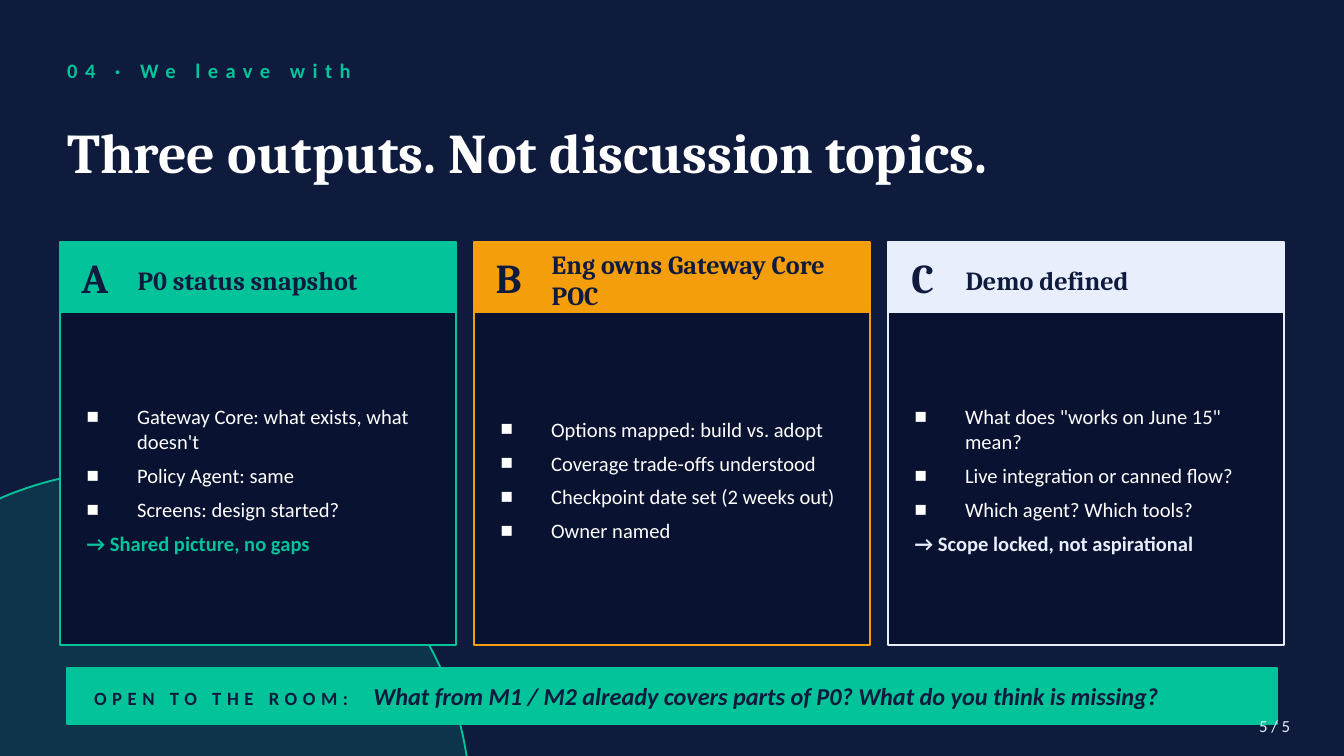
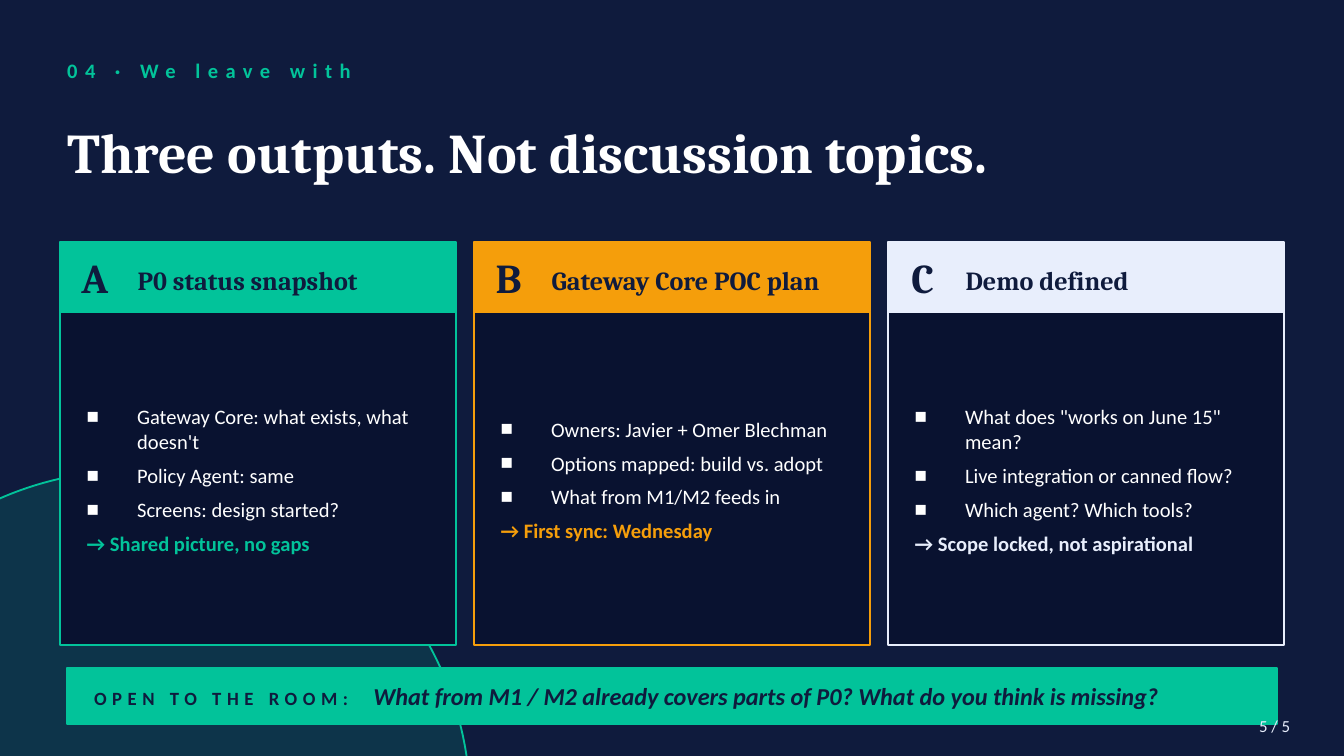
Before and after one commit to Lorch19/ol-linx-agent, a slide deck: slide 5 of artifacts/eng-prekickoff-2026-04-27.pptx. Drawn at 1344x756 pixels with LibreOffice and Linux fonts; fonts in the diff are those of the drawing. Boxes give left, top, right and bottom in pixels: in the first picture for what was removed or moved away, otherwise in the second. Text is boxed around its words. In the diff, an @@ line names an element or a change of style, - is before the commit and + after.

```diff
--- a/artifacts/eng-prekickoff-2026-04-27.pptx
+++ b/artifacts/eng-prekickoff-2026-04-27.pptx
@@ text at [552,272,820,296]: text changed @@
-Eng owns Gateway Core POC
+Gateway Core POC plan
@@ text at [551,422,828,437]: paragraph added @@
+■ Owners: Javier + Omer Blechman
@@ text at [524,489,780,542]: text changed @@
-■ Coverage trade-offs understood
-■ Checkpoint date set (2 weeks out)
-■ Owner named
+■ What from M1/M2 feeds in
+→ First sync: Wednesday
```
Also in this commit, not shown: 2 other slides changed, 1 other file.
